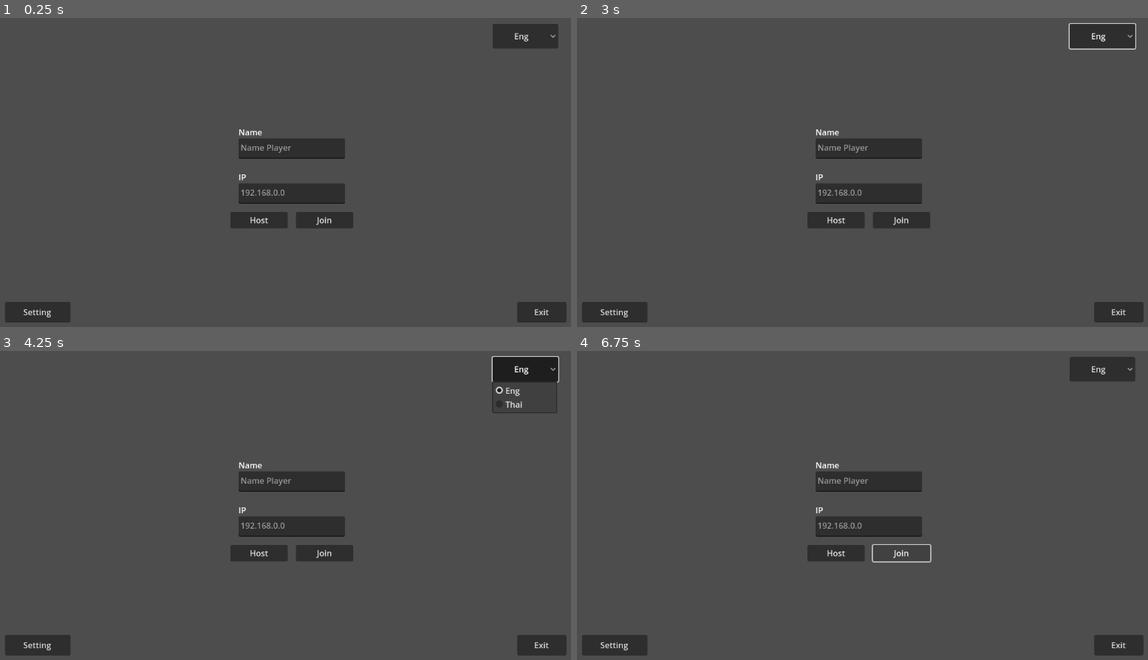
Above: before the commit, frames 1-4 (two rows, left to right).
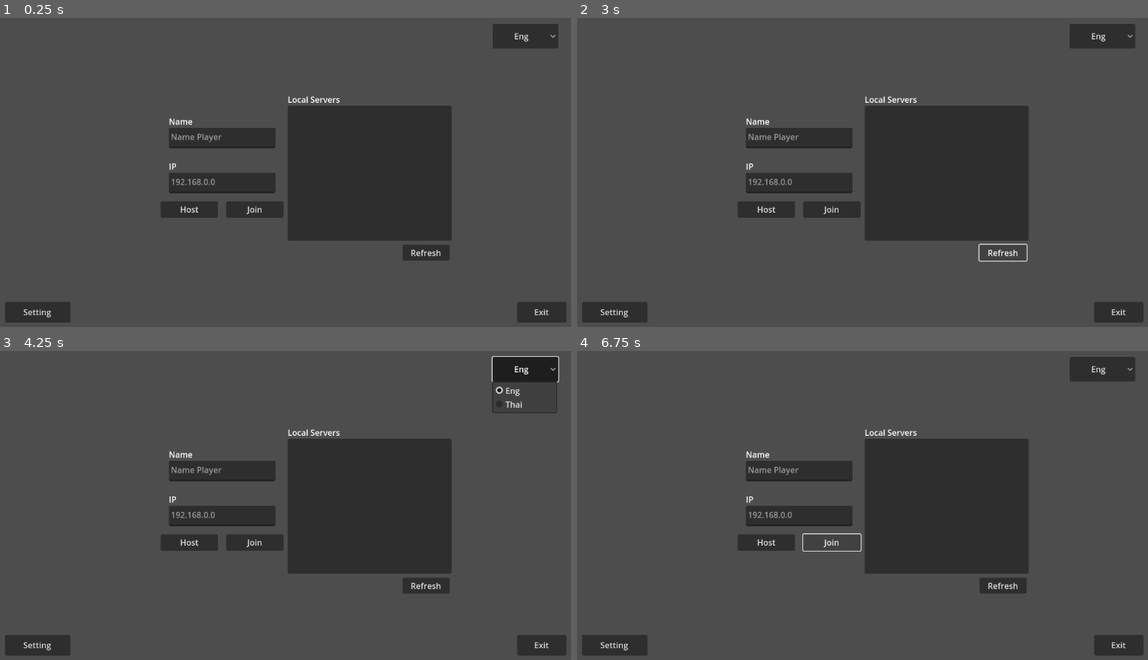
Above: after the commit, the same moments.

Repository: GIRA-AKI/Isekai
Game: Godot game, scene res://open_game.tscn
Two runs of this game, one before a commit and one after it. Both use one fixed random seed, a clock stepped at 60 frames per second and the inputs below. This scene is started directly instead of the project's main scene.
Inputs (mouse positions are in pixels of both pictures, inside the frame that each line leads up to):
- Up to frame 1 (0.25 s): no input
- Up to frame 2 (3 s): click (1005, 252) at 0.5 s, where only the run after the commit has a clickable "Refresh"; click "Eng" at 1.25 s; click "Eng" at 2 s; click (1005, 252) at 2.75 s, where only the run after the commit has a clickable "Refresh"
- Up to frame 3 (4.25 s): click "Eng" at 3.5 s
- Up to frame 4 (6.75 s): click (1005, 585) at 4.25 s, where only the run after the commit has a clickable "Refresh"; click "Host" at 5 s; click "Back" at 5.75 s; click "Join" at 6.5 s

The runs differ from the first frame. In frame 1, 15% of the frame differs, in the area x 28-80%, y 25-79%; in frame 2, 15%; in frame 3, 15%; in frame 4, 15%.

Commit message:
fine local

Diff:
--- a/control.tscn
+++ b/control.tscn
@@ -44,9 +44,9 @@
 anchor_top = 0.5
 anchor_right = 0.5
 anchor_bottom = 0.5
-offset_left = -286.0
+offset_left = -180.0
 offset_top = -208.0
-offset_right = 286.0
+offset_right = 190.0
 offset_bottom = 208.0
 grow_horizontal = 2
 grow_vertical = 2
--- /dev/null
+++ b/local_i.tscn
@@ -0,0 +1,31 @@
+[gd_scene format=3 uid="uid://busmfydcnttuf"]
+
+[node name="local_i" type="Button"]
+clip_contents = true
+custom_minimum_size = Vector2(300, 40)
+anchors_preset = 10
+anchor_right = 1.0
+offset_bottom = 8.0
+grow_horizontal = 2
+
+[node name="name" type="Label" parent="."]
+layout_mode = 1
+anchors_preset = -1
+anchor_left = 0.0263158
+anchor_right = 0.473684
+anchor_bottom = 1.0
+text = "room"
+vertical_alignment = 1
+autowrap_mode = 1
+metadata/_edit_use_anchors_ = true
+
+[node name="ip" type="Label" parent="."]
+layout_mode = 1
+anchors_preset = -1
+anchor_left = 0.5
+anchor_right = 1.0
+anchor_bottom = 1.0
+text = "IP : 192.168.0.0"
+horizontal_alignment = 1
+vertical_alignment = 1
+metadata/_edit_use_anchors_ = true
--- a/open_game.gd
+++ b/open_game.gd
@@ -1,14 +1,27 @@
 extends Node
 
+@onready var server_list = $Control/local/ScrollContainer/VBoxContainer
+
+var server_list_item = preload("res://local_i.tscn")
 
 # Called when the node enters the scene tree for the first time.
 func _ready() -> void:
 	$Control/la.select(BaseSystem.TL)
+	ServiceDiscovery.port = 4040
+	ServiceDiscovery.scanned_server.connect(_on_scan_local)
 	pass # Replace with function body.
+
+func add_server_button(data):
+	var item = server_list_item.instantiate()
+	item.get_node("name").text = str(data.server_data.Name)
+	item.get_node("ip").text = "IP: "+str(data.server_ip)
+
+	server_list.add_child(item)
 
 
 # Called every frame. 'delta' is the elapsed time since the previous frame.
 func _process(delta: float) -> void:
+
 	pass
 
 func _on_exit_pressed() -> void:
@@ -30,7 +43,16 @@
 		BaseSystem.TL = 1
 	pass # Replace with function body.
 
+func _on_scan_local(data):
+	add_server_button(data)
 
 func _on_host_pressed() -> void:
 	get_tree().change_scene_to_file("res://new_host.tscn")
 	pass # Replace with function body.
+
+
+func _on_re_press() -> void:
+	ServiceDiscovery.scan_lan_servers()
+	for child in server_list.get_children():
+		server_list.remove_child(child)
+	pass # Replace with function body.
--- a/open_game.tscn
+++ b/open_game.tscn
@@ -14,40 +14,58 @@
 grow_vertical = 2
 
 [node name="name text" type="Label" parent="Control"]
-layout_mode = 0
+layout_mode = 1
+anchors_preset = -1
 anchor_left = 0.416667
 anchor_top = 0.358025
 anchor_right = 0.457465
 anchor_bottom = 0.393519
+offset_left = -136.0
+offset_top = -21.0
+offset_right = -117.0
+offset_bottom = -21.0001
 text = "<NAME>"
 metadata/_edit_use_anchors_ = true
 
 [node name="name" type="TextEdit" parent="Control"]
-layout_mode = 0
+layout_mode = 1
+anchors_preset = -1
 anchor_left = 0.416667
 anchor_top = 0.395062
 anchor_right = 0.597222
 anchor_bottom = 0.45679
+offset_left = -136.0
+offset_top = -21.0
+offset_right = -136.0
+offset_bottom = -21.0
 placeholder_text = "<NAME_P>"
 metadata/_edit_use_anchors_ = true
 
 [node name="ip text" type="Label" parent="Control"]
-layout_mode = 0
+layout_mode = 1
+anchors_preset = -1
 anchor_left = 0.416667
 anchor_top = 0.493827
 anchor_right = 0.476563
 anchor_bottom = 0.529321
-offset_right = -5.0
-offset_bottom = -3.05176e-05
+offset_left = -136.0
+offset_top = -21.0
+offset_right = -141.0
+offset_bottom = -21.0
 text = "<IP>"
 metadata/_edit_use_anchors_ = true
 
 [node name="ip" type="TextEdit" parent="Control"]
-layout_mode = 0
+layout_mode = 1
+anchors_preset = -1
 anchor_left = 0.416667
 anchor_top = 0.530864
 anchor_right = 0.597222
 anchor_bottom = 0.592593
+offset_left = -136.0
+offset_top = -21.0
+offset_right = -136.0
+offset_bottom = -21.0
 placeholder_text = "192.168.0.0"
 metadata/_edit_use_anchors_ = true
 
@@ -58,6 +76,10 @@
 anchor_top = 0.617284
 anchor_right = 0.611111
 anchor_bottom = 0.666667
+offset_left = -136.0
+offset_top = -21.0
+offset_right = -136.0
+offset_bottom = -21.0
 text = "<JOIN>"
 metadata/_edit_use_anchors_ = true
 
@@ -68,6 +90,10 @@
 anchor_top = 0.617284
 anchor_right = 0.5
 anchor_bottom = 0.666667
+offset_left = -136.0
+offset_top = -21.0
+offset_right = -136.0
+offset_bottom = -21.0
 text = "<HOST>"
 metadata/_edit_use_anchors_ = true
 
@@ -107,7 +133,43 @@
 popup/item_1/id = 1
 metadata/_edit_use_anchors_ = true
 
+[node name="Label" type="Label" parent="Control"]
+layout_mode = 0
+offset_left = 576.0
+offset_top = 168.0
+offset_right = 678.0
+offset_bottom = 191.0
+text = "Local Servers"
+
+[node name="local" type="Panel" parent="Control"]
+layout_mode = 0
+offset_left = 576.0
+offset_top = 192.0
+offset_right = 896.0
+offset_bottom = 456.0
+
+[node name="ScrollContainer" type="ScrollContainer" parent="Control/local"]
+layout_mode = 2
+offset_left = 8.0
+offset_top = 8.0
+offset_right = 312.0
+offset_bottom = 256.0
+
+[node name="VBoxContainer" type="VBoxContainer" parent="Control/local/ScrollContainer"]
+layout_mode = 2
+size_flags_horizontal = 3
+size_flags_vertical = 3
+
+[node name="re" type="Button" parent="Control"]
+layout_mode = 0
+offset_left = 800.0
+offset_top = 464.0
+offset_right = 892.0
+offset_bottom = 495.0
+text = "Refresh"
+
 [connection signal="pressed" from="Control/host" to="." method="_on_host_pressed"]
 [connection signal="pressed" from="Control/setting" to="." method="_on_setting_pressed"]
 [connection signal="pressed" from="Control/exit" to="." method="_on_exit_pressed"]
 [connection signal="item_selected" from="Control/la" to="." method="_on_la_item_selected"]
+[connection signal="pressed" from="Control/re" to="." method="_on_re_press"]
